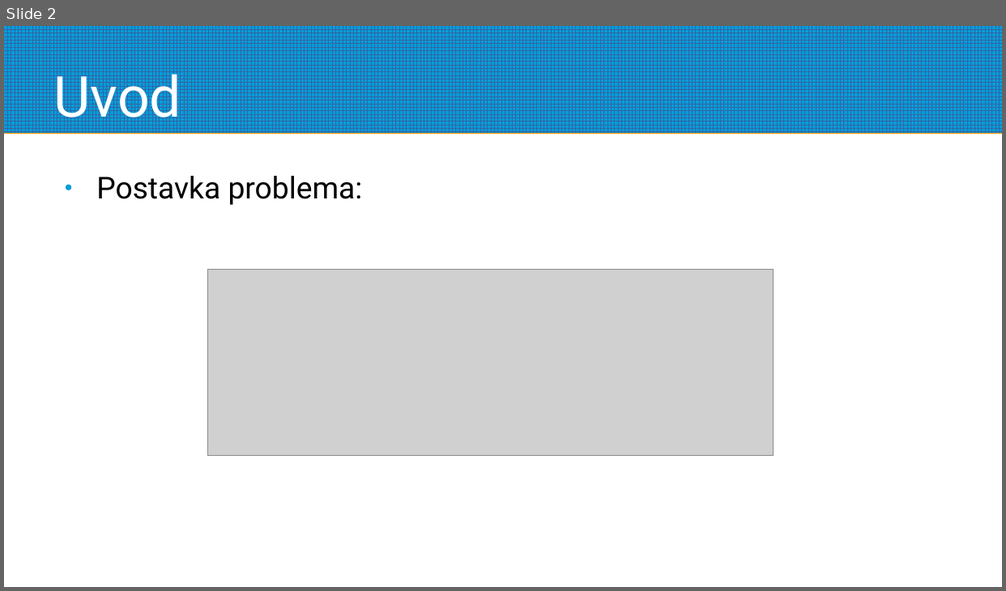
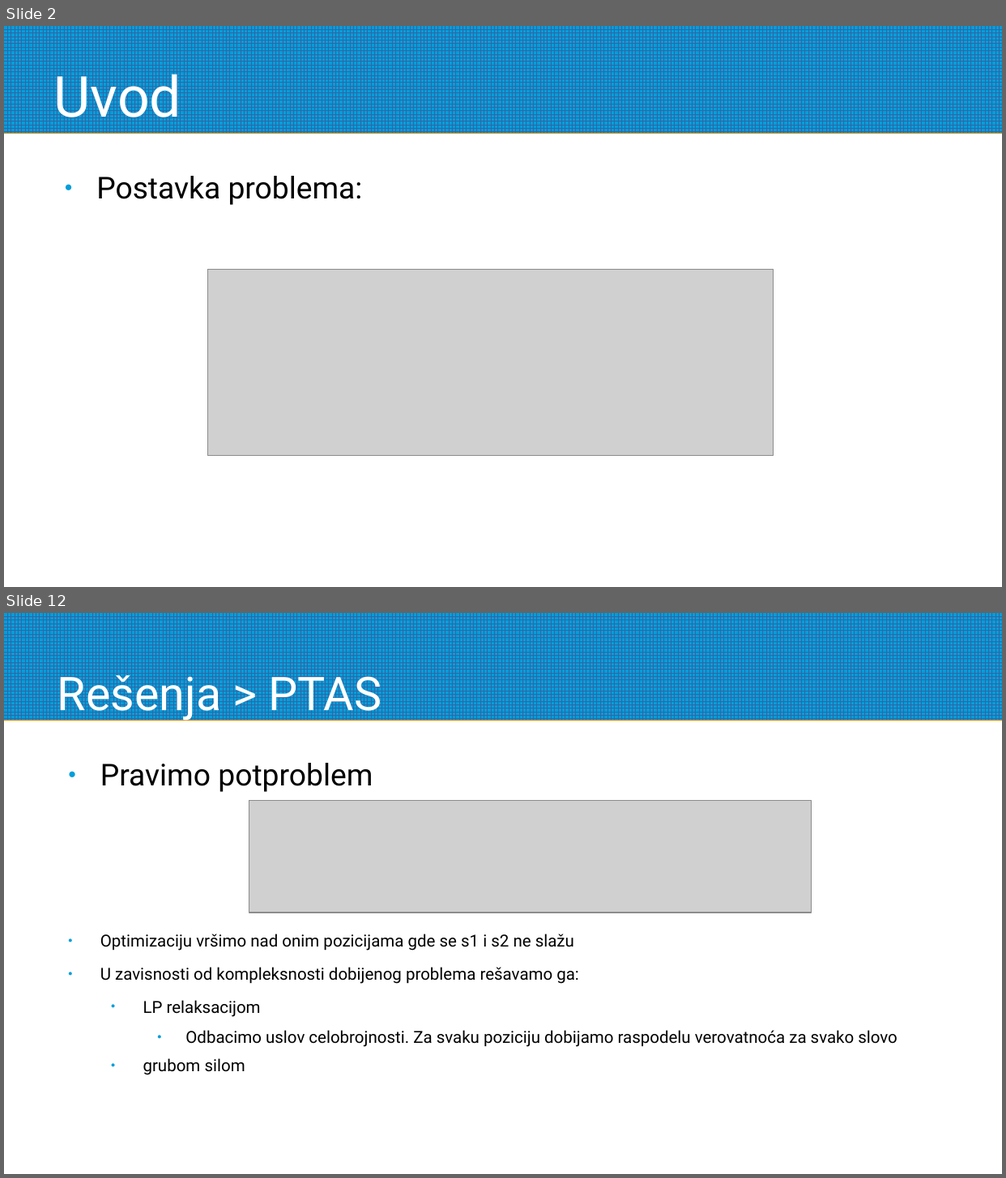
Before and after one commit to aleksakojadinovic/RI-nearest-string, a slide deck: docs/csp.odp. Shown one above the other, each under a label of ours: slide 2 before the commit, slides 2 and 12 after it; the slides between them are not shown. The pictures are 1006x591 and 1006x1178 pixels, drawn with LibreOffice and Linux fonts; fonts in the diff are those of the drawing; grey boxes stand for pictures. Boxes give left, top, right and bottom in pixels: in the first picture for what was removed or moved away, otherwise in the second. Text is boxed around its words. In the diff, an @@ line names an element or a change of style, - is before the commit and + after.

```diff
--- a/docs/csp.odp
+++ b/docs/csp.odp
@@ slide 12 added at (4, 613, 1002, 1174), background #FFFFFF; not listed: 1 template element that a slide beside it also shows @@
@@ title added at (57, 667, 382, 722), 37 pt, text #FFFFFF @@
+Rešenja > PTAS
@@ text added at (100, 763, 373, 792), 24 pt, text #000000 @@
+● Pravimo potproblem
@@ picture added at (249, 800, 811, 913) @@
@@ text added at (100, 934, 897, 1076), 13.2 pt, text #000000 @@
+● Optimizaciju vršimo nad onim pozicijama gde se s1 i s2 ne slažu
+● U zavisnosti od kompleksnosti dobijenog problema rešavamo ga:
+  ● LP relaksacijom
+    ● Odbacimo uslov celobrojnosti. Za svaku poziciju dobijamo raspodelu verovatnoća za svako slovo
+  ● grubom silom
```
Also in this commit, not shown: 13 other slides added, 2 slides removed, 12 other files.
